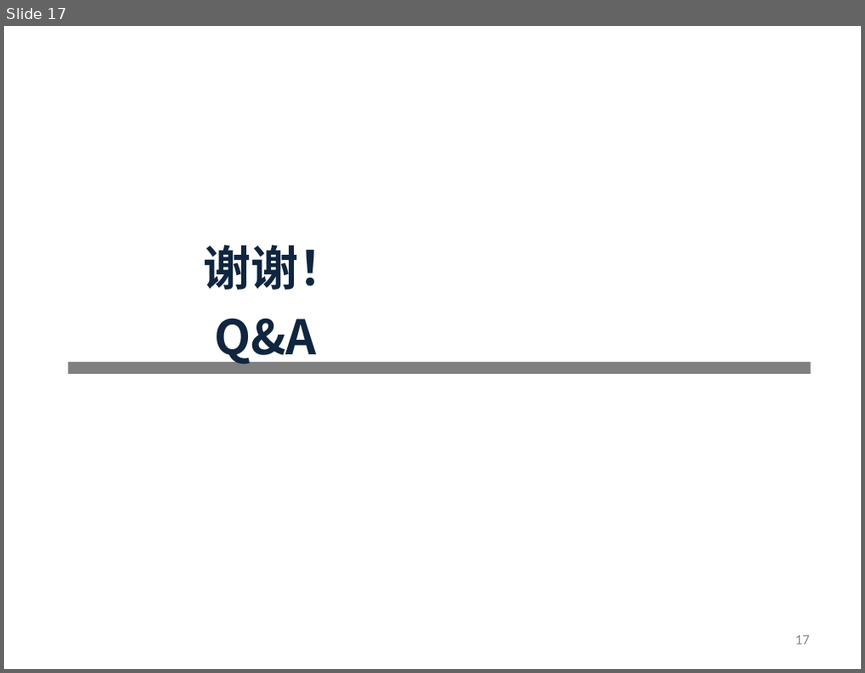
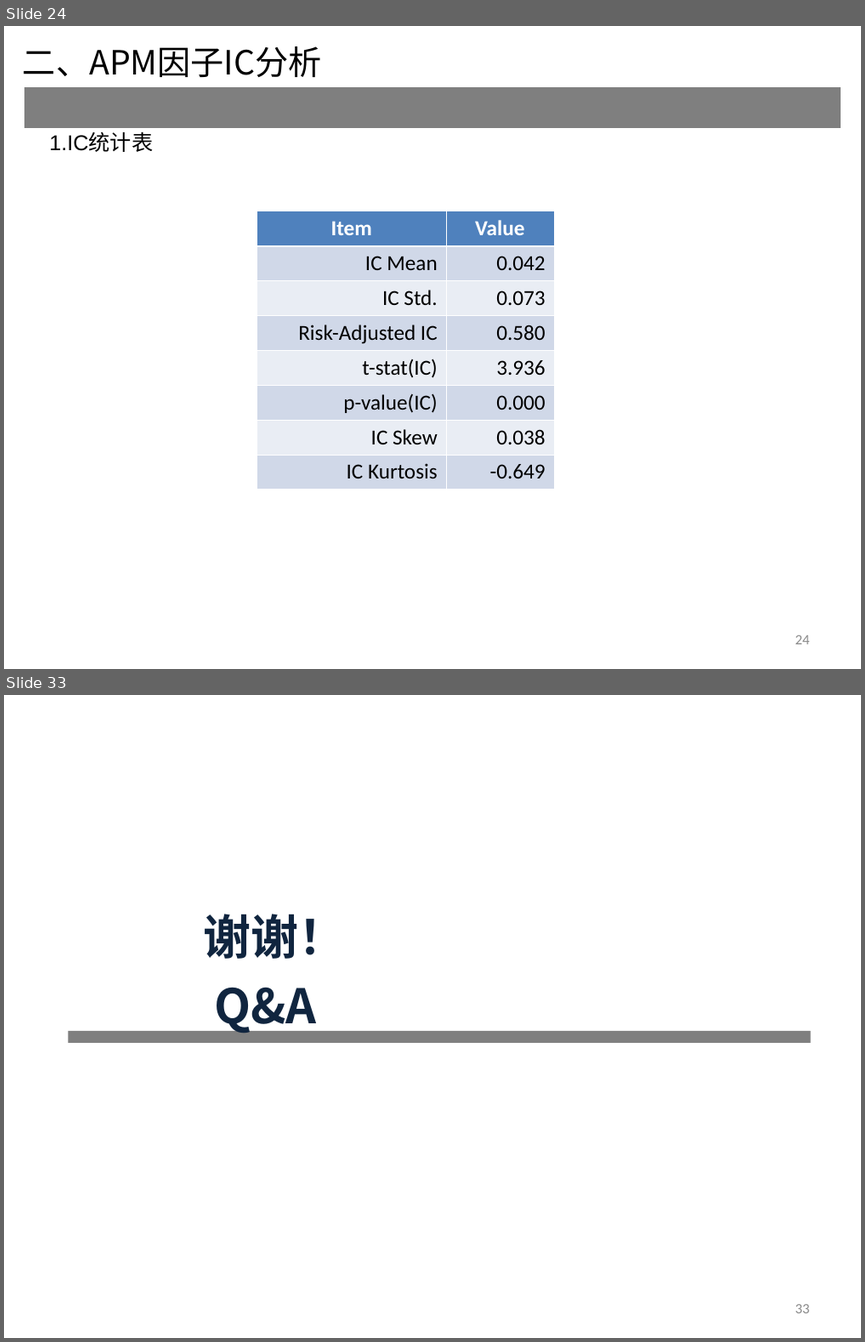
Before and after one commit to rafs/MultiFactor, a slide deck: doc/APM因子.ppt. Shown one above the other, each under a label of ours: slide 17 before the commit, slides 24 and 33 after it; the slides between them are not shown. The pictures are 865x673 and 865x1342 pixels, drawn with LibreOffice and Linux fonts; fonts in the diff are those of the drawing. Boxes give left, top, right and bottom in pixels: in the first picture for what was removed or moved away, otherwise in the second. Text is boxed around its words. In the diff, an @@ line names an element or a change of style, - is before the commit and + after.

```diff
--- a/doc/APM因子.ppt
+++ b/doc/APM因子.ppt
@@ slide 24 added at box(4, 26, 861, 669), background #FFFFFF @@
@@ text added at box(23, 46, 322, 77), 28 pt, text #000000 @@
+二、APM因子IC分析
@@ table added at box(24, 86, 840, 100), 1 rows, 1 columns @@
+
@@ text added at box(49, 133, 153, 152), 18 pt, text #000000 @@
+1.IC统计表
@@ table added at box(256, 211, 553, 488), 8 rows, 2 columns @@
+Item | Value
+IC Mean | 0.042
+IC Std. | 0.073
+Risk-Adjusted IC | 0.580
+t-stat(IC) | 3.936
+p-value(IC) | 0.000
+IC Skew | 0.038
+IC Kurtosis | -0.649
@@ page number added at box(795, 635, 810, 644), 12 pt, text #898989 @@
+24
@@ what was slide 17 is now slide 33 @@
@@ page number at box(795, 1304, 810, 1313): text changed @@
-17
+33
```
Also in this commit, not shown: 1 slide changed, 15 other slides added, 5 other files.
